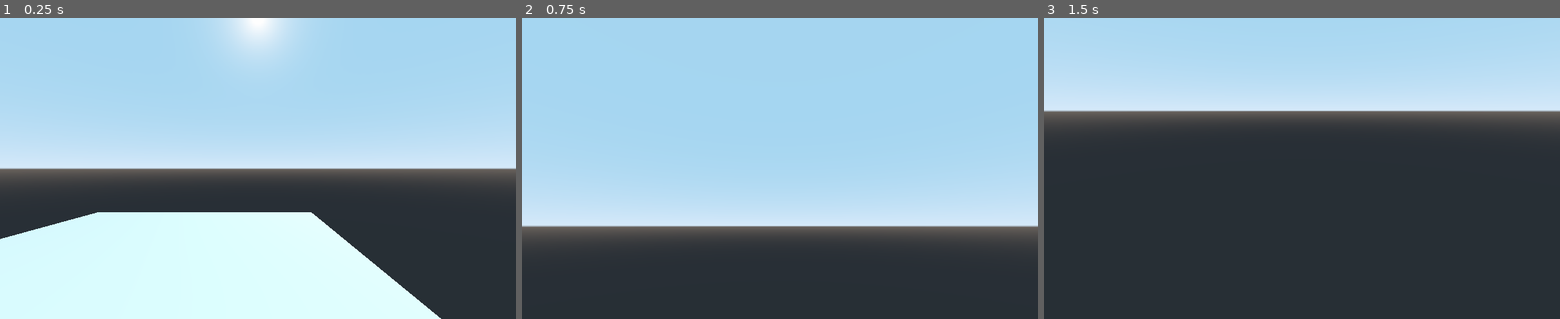
Above: before the commit, frames 1-3 (left to right).
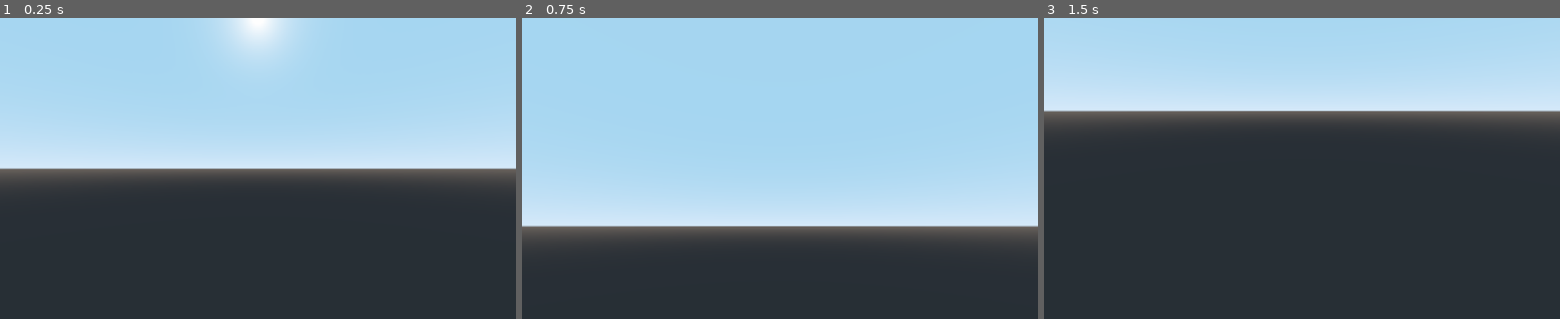
Above: after the commit, the same moments.

Repository: Asmot/Godot-Map
Game: Godot game, scene res://World.tscn
Same seed, same stepped clock (60 frames per second), same inputs: the game is played once before the commit and once after it. The engine's default icon, where the game draws it, is replaced by a stand-in: a white triangle on a blue panel in a dark square.
Inputs (mouse positions are in pixels of both pictures, inside the frame that each line leads up to):
- Up to frame 1 (0.25 s): no input
- Up to frame 2 (0.75 s): tap Enter at 0.5 s; move the mouse to (893, 153) at 0.52 s; hold Right (ui_right) from 0.53 s (still down); hold Shift (move_sprint) from 0.53 s (still down)
- Up to frame 3 (1.5 s): tap Space at 1.25 s; move the mouse to (1198, 183) at 1.27 s; release Right (ui_right) at 1.28 s; release Shift (move_sprint) at 1.28 s; hold Q (height_down) from 1.28 s (still down); tap Shift (move_sprint) at 1.35 s

The runs differ from the first frame. In frame 1, 25% of the frame differs, in the area x 0-86%, y 64-100%; in frame 2, nothing differs; in frame 3, nothing differs.

Commit message:
feat: cal a averate height as current offset height

Diff:
--- a/World.tscn
+++ b/World.tscn
@@ -1,16 +1,18 @@
-[gd_scene load_steps=3 format=2]
+[gd_scene load_steps=4 format=2]
 
 [ext_resource path="res://addons/cameraRig/CameraRid.tscn" type="PackedScene" id=1]
 [ext_resource path="res://scripts/WorldTiles.gd" type="Script" id=2]
+[ext_resource path="res://assets/Tile.tscn" type="PackedScene" id=3]
 
 [node name="Spatial" type="Spatial"]
 
 [node name="WorldTiles" type="Node" parent="."]
 script = ExtResource( 2 )
-latlng = Vector2( 39.1, 116 )
 
 [node name="CameraRid" parent="." instance=ExtResource( 1 )]
 transform = Transform( 1, 0, 0, 0, 1, 0, 0, 0, 1, 0, 52.1195, 65.5903 )
 
 [node name="DirectionalLight" type="DirectionalLight" parent="."]
-transform = Transform( -0.21598, 0.319495, -0.922646, 0, 0.944949, 0.327218, 0.976398, 0.0706724, -0.20409, 0, 39.6571, 0 )
+transform = Transform( -0.748166, 0.15144, -0.645998, -0.653882, -0.333552, 0.679103, -0.112631, 0.930489, 0.348576, 0, 77.2798, 0 )
+
+[node name="Tile" parent="." instance=ExtResource( 3 )]
--- /dev/null
+++ b/assets/TerrainTile.tscn
@@ -0,0 +1,14 @@
+[gd_scene load_steps=3 format=2]
+
+[ext_resource path="res://assets/tile_terrain_material.tres" type="Material" id=1]
+
+[sub_resource type="PlaneMesh" id=1]
+material = ExtResource( 1 )
+subdivide_width = 32
+subdivide_depth = 32
+
+[node name="TerrainTile" type="Spatial"]
+
+[node name="MeshInstance" type="MeshInstance" parent="."]
+mesh = SubResource( 1 )
+material/0 = null
--- a/assets/Tile.tscn
+++ b/assets/Tile.tscn
@@ -1,5 +1,6 @@
-[gd_scene load_steps=5 format=2]
+[gd_scene load_steps=6 format=2]
 
+[ext_resource path="res://assets/TerrainTile.tscn" type="PackedScene" id=1]
 [ext_resource path="res://icon.png" type="Texture" id=2]
 [ext_resource path="res://scripts/Tile.gd" type="Script" id=3]
 
@@ -9,14 +10,23 @@
 albedo_texture = ExtResource( 2 )
 
 [node name="Tile" type="Spatial"]
-transform = Transform( 256, 0, 0, 0, 1, 0, 0, 0, 256, 0, 0, 0 )
+transform = Transform( 256, 0, 0, 0, 256, 0, 0, 0, 256, 0, 0, 0 )
 script = ExtResource( 3 )
 
 [node name="MeshInstance" type="MeshInstance" parent="."]
 transform = Transform( 0.5, 0, 0, 0, -2.18557e-08, 1, 0, -0.5, -4.37114e-08, 0, -0.529665, 0 )
+visible = false
 mesh = SubResource( 1 )
 material/0 = SubResource( 2 )
 
 [node name="TileLoad" type="HTTPRequest" parent="."]
 
+[node name="TerrainTile" parent="." instance=ExtResource( 1 )]
+
+[node name="TerrainHTTPRequest" type="HTTPRequest" parent="."]
+
+[node name="SatelliteHTTPRequest" type="HTTPRequest" parent="."]
+
 [connection signal="request_completed" from="TileLoad" to="." method="_on_TileLoad_request_completed"]
+[connection signal="request_completed" from="TerrainHTTPRequest" to="." method="_on_TerrainHTTPRequest_request_completed"]
+[connection signal="request_completed" from="SatelliteHTTPRequest" to="." method="_on_SatelliteHTTPRequest_request_completed"]
--- /dev/null
+++ b/assets/tile_terrain_material.tres
@@ -0,0 +1,15 @@
+[gd_resource type="ShaderMaterial" load_steps=5 format=2]
+
+[ext_resource path="res://imports/satellite.png" type="Texture" id=1]
+[ext_resource path="res://imports/terrain.png" type="Texture" id=2]
+[ext_resource path="res://assets/tile_terrain_shader.tres" type="Shader" id=3]
+[ext_resource path="res://assets/tile_terrain_noisetexture.tres" type="Texture" id=4]
+
+[resource]
+shader = ExtResource( 3 )
+shader_param/height_offset = 6100.0
+shader_param/height_scale = 0.001
+shader_param/heightTextureSize = Vector2( 256, 256 )
+shader_param/groundTexture = ExtResource( 1 )
+shader_param/heightTexture = ExtResource( 2 )
+shader_param/normalMapTexture = ExtResource( 4 )
--- /dev/null
+++ b/assets/tile_terrain_noisetexture.tres
@@ -0,0 +1,9 @@
+[gd_resource type="NoiseTexture" load_steps=2 format=2]
+
+[sub_resource type="OpenSimplexNoise" id=1]
+
+[resource]
+width = 256
+height = 256
+as_normalmap = true
+noise = SubResource( 1 )
--- /dev/null
+++ b/assets/tile_terrain_shader.tres
@@ -0,0 +1,42 @@
+[gd_resource type="Shader" format=2]
+
+[resource]
+code = "shader_type spatial;
+render_mode unshaded, diffuse_toon, specular_toon;
+
+// height offset
+// height scale
+uniform float height_offset = 6100.;
+uniform float height_scale = 0.001;
+
+uniform sampler2D groundTexture;
+uniform sampler2D heightTexture;
+uniform vec2 heightTextureSize = vec2(256.,256.);
+uniform sampler2D normalMapTexture;
+
+const float TERRAIN_TILE_SIZE = 256.0;
+
+float getHeight(vec2 pos) {
+	vec3 rgb = texture(heightTexture, pos).xyz;
+	float R = rgb.r * TERRAIN_TILE_SIZE;
+	float G = rgb.g * TERRAIN_TILE_SIZE;
+	float B = rgb.b * TERRAIN_TILE_SIZE;
+	// -10000 + ((R * 256 * 256 + G * 256 + B) * 0.1)
+	return -10000.0 + ((R * TERRAIN_TILE_SIZE * TERRAIN_TILE_SIZE + G * TERRAIN_TILE_SIZE + B) * 0.1);
+}
+varying vec2 vertex_position;
+
+void vertex() {
+	vertex_position = VERTEX.xz / 2.0;
+	VERTEX.y = getHeight(UV);
+	VERTEX.y += height_offset;
+	VERTEX.y *= height_scale;
+}
+
+void fragment() {
+	ALBEDO = texture(groundTexture, UV).xyz;
+	NORMAL = texture(normalMapTexture, vertex_position).xyz;
+
+
+}
+"
--- a/scripts/Tile.gd
+++ b/scripts/Tile.gd
@@ -1,20 +1,52 @@
 extends Spatial
 
+var TerrainMaterial = preload("res://assets/tile_terrain_material.tres")
+
+# TODO: need feat the camera height
+#  change camera height to terrain height
+
 export var tile_coord = Vector3(6743, 3105,13)
+export var sourceType = 0
 const URL_FORMAT = "https://webst03.is.autonavi.com/appmaptile?style=7&x={x}&y={y}&z={z}"
+const URL_FORMAT_MAPBOX = "https://api.mapbox.com/v4/mapbox.satellite/{z}/{x}/{y}@2x.pngraw?access_token=pk.eyJ1Ijoienh5enh5IiwiYSI6ImNqNWMzYW5zczA2Y3EycXA4YnBzdTBxMHoifQ.XFCVd9cQzroE1vCoCvrixA"
+const HEIGHT_MAP_URL_FORMAT_MAPBOX = "https://api.mapbox.com/v4/mapbox.terrain-rgb/{z}/{x}/{y}.pngraw?access_token=pk.eyJ1Ijoienh5enh5IiwiYSI6ImNqNWMzYW5zczA2Y3EycXA4YnBzdTBxMHoifQ.XFCVd9cQzroE1vCoCvrixA"
+const TERRAIN_TILE_SIZE = 256;
 
-func format_url():
-	return URL_FORMAT.format({'x':tile_coord.x, 'y':tile_coord.y, 'z':tile_coord.z })
+func format_satellite_url():
+	return URL_FORMAT_MAPBOX.format({'x':tile_coord.x, 'y':tile_coord.y, 'z':tile_coord.z })
+
+func format_height_url():
+	return HEIGHT_MAP_URL_FORMAT_MAPBOX.format({'x':tile_coord.x, 'y':tile_coord.y, 'z':tile_coord.z })
 
 # Called when the node enters the scene tree for the first time.
 func _ready():
+	$TerrainTile/MeshInstance.material_override = TerrainMaterial
 	loadTile()
-	$MeshInstance.material_override = SpatialMaterial.new()
+
+	# for test
+#	var image = Image.new()
+#	image.load("res://imports/terrain.png")
+#	var height_offset = getAverageTerrainHeight(image)
+
 
 func loadTile():
-	var url = format_url()
-	$TileLoad.request(url)
-	print ("request %s" %(url))
+	$TerrainHTTPRequest.request(format_height_url())
+	$SatelliteHTTPRequest.request(format_satellite_url())
+
+	print ("request %s" %(format_height_url()))
+	print ("request %s" %(format_satellite_url()))
+
+
+func download_to_Texture(body):
+	var image = Image.new()
+	var error = image.load_png_from_buffer(body)
+	if error != OK:
+		print ("Couldn't load the image.")
+		return null;
+
+	var texture = ImageTexture.new()
+	texture.create_from_image(image)
+	return texture;
 
 #tile downloaded
 func _on_TileLoad_request_completed(result, response_code, headers, body):
@@ -30,3 +62,40 @@
 
 	$MeshInstance.material_override.albedo_texture = texture
 	print ("laod complete and set texture success", $MeshInstance.material_override, texture)
+
+
+func _on_SatelliteHTTPRequest_request_completed(result, response_code, headers, body):
+	var texture = download_to_Texture(body);
+	if texture:
+		$TerrainTile/MeshInstance.material_override.set_shader_param("groundTexture", texture);
+
+
+func getTerrainHeight(pos: Vector2, image :Image):
+	image.lock()
+	var rgb = image.get_pixel(int(pos.x), int(pos.y));
+	image.unlock()
+	var R = rgb.r * TERRAIN_TILE_SIZE;
+	var G = rgb.g * TERRAIN_TILE_SIZE;
+	var B = rgb.b * TERRAIN_TILE_SIZE;
+	# -10000 + ((R * 256 * 256 + G * 256 + B) * 0.1)
+	return -10000.0 + ((R * TERRAIN_TILE_SIZE * TERRAIN_TILE_SIZE + G * TERRAIN_TILE_SIZE + B) * 0.1);
+
+
+func getAverageTerrainHeight(image: Image):
+	var cx = image.get_width() / 2;
+	var cy = image.get_height() / 2;
+	var height = 0;
+	var sample_count = 0
+	for i in range(3):
+		for j in range(3):
+			height += getTerrainHeight(Vector2(cx + i, cy + j),image)
+			sample_count += 1;
+	return height / sample_count
+
+func _on_TerrainHTTPRequest_request_completed(result, response_code, headers, body):
+	var texture = download_to_Texture(body);
+	if texture:
+		var height_offset = getAverageTerrainHeight(texture.get_data())
+		print ("height_offset is ", height_offset)
+		$TerrainTile/MeshInstance.material_override.set_shader_param("height_offset", height_offset);
+		$TerrainTile/MeshInstance.material_override.set_shader_param("heightTexture", texture);
--- a/scripts/WorldTiles.gd
+++ b/scripts/WorldTiles.gd
@@ -4,8 +4,8 @@
 var TileNode = preload("res://assets/Tile.tscn")
 
 # center latlng
-export var latlng = Vector2(39, 116);
-export var zoom = 10;
+export var latlng = Vector2(32.6141, 114.34411);
+export var zoom = 13
 
 # center mercator pos and tilecoord
 var centerWorldPos;
@@ -15,7 +15,7 @@
 var currentTileCoords = [];
 
 # TOTAL tile count each side
-const TILE_COUNT_EACH_SIDE = 2
+const TILE_COUNT_EACH_SIDE = 1
 
 # Called when the node enters the scene tree for the first time.
 func _ready():
Binary file added: imports/map_841_404_10.png
Not shown, added: imports/map_841_404_10.png.import
Binary file added: imports/satellite.png
Not shown, added: imports/satellite.png.import
Binary file added: imports/satellite_841_404_10.png
Not shown, added: imports/satellite_841_404_10.png.import
Binary file added: imports/terrain.png
Not shown, added: imports/terrain.png.import
Binary file added: imports/terrain_rgb_841_404_10.png
Not shown, added: imports/terrain_rgb_841_404_10.png.import
